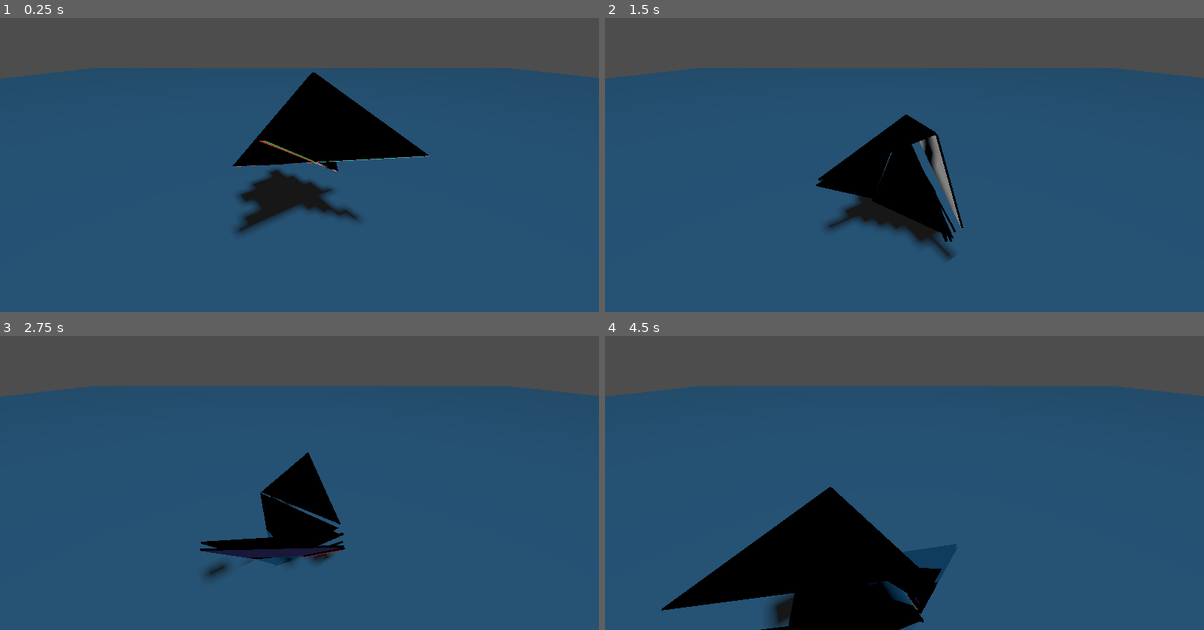
Above: before the commit, frames 1-4 (two rows, left to right).
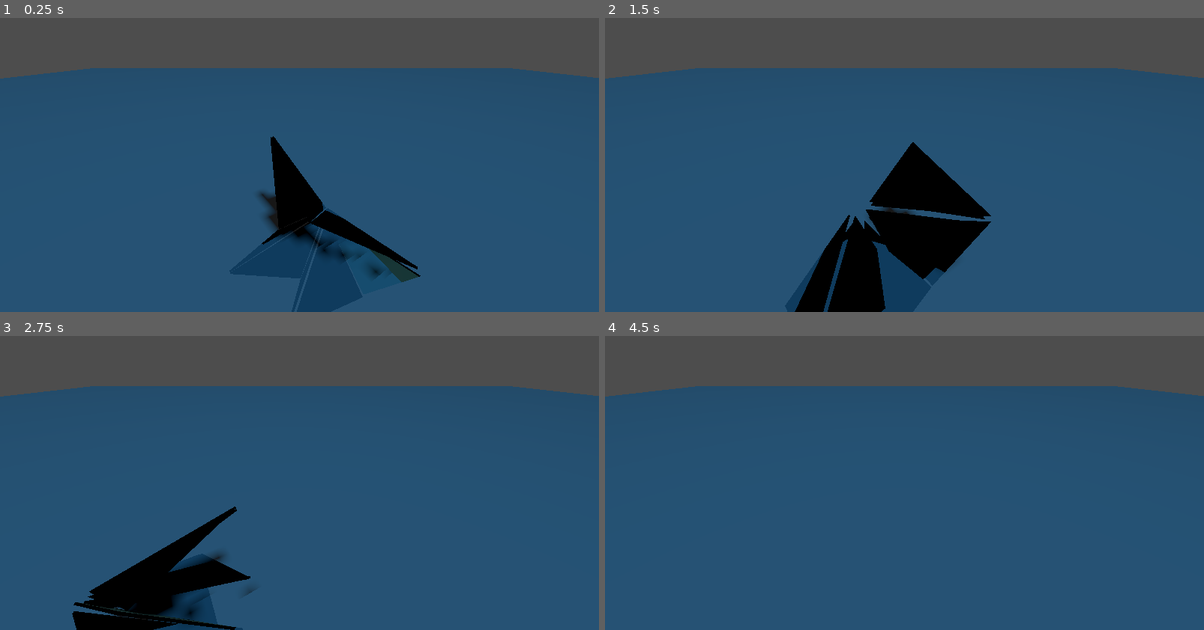
Above: after the commit, the same moments.

Repository: q-qo-o/origami_robot
Game: Godot game, scene res://scenes/ocean.tscn
The game is run twice, just before and just after one commit, with the same random seed, the same clock (stepped at 60 frames per second) and the same inputs.
Inputs (mouse positions are in pixels of both pictures, inside the frame that each line leads up to):
- Up to frame 1 (0.25 s): no input
- Up to frame 2 (1.5 s): move the mouse to (1036, 126) at 0.52 s; hold Shift 0.53-1.25 s; click (1036, 126) at 0.67 s; drag from (784, 162) to (874, 212) at 1.27 s
- Up to frame 3 (2.75 s): move the mouse to (359, 388) at 2.02 s; hold Shift from 2.03 s (still down); click (359, 388) at 2.17 s
- Up to frame 4 (4.5 s): release Shift at 2.75 s; drag from (874, 530) to (724, 412) at 2.77 s; move the mouse to (1084, 512) at 3.52 s; hold Shift 3.53-4.25 s; click (1084, 512) at 3.67 s; drag from (724, 412) to (814, 377) at 4.27 s

The runs differ from the first frame. In frame 1, 8.9% of the frame differs, in the area x 38-72%, y 18-90%; in frame 2, 9.0%; in frame 3, 9.4%; in frame 4, 12%, in the area x 9-57%, y 51-100%.

Commit message:
修复关节碰撞导致的诡异转动
- 为全部 8 个 HingeJoint3D 添加 exclude_nodes_from_collision = true
  防止被关节连接的相邻 face 在关节处互相碰撞产生排斥力
- 降低 water_angular_drag 从 3.0 → 1.5
  避免过阻尼引起的数值振荡

Diff:
--- a/scenes/ocean.tscn
+++ b/scenes/ocean.tscn
@@ -1,13 +1,12 @@
 [gd_scene format=3 uid="uid://bpxcire457rj1"]
 
 [ext_resource type="PackedScene" uid="uid://prb43dbfiuui" path="res://scenes/origami_robot.tscn" id="1_7i2eo"]
-[ext_resource type="Script" path="res://scripts/camera_controller.gd" id="2_0"]
+[ext_resource type="Script" uid="uid://botslqbuqw10f" path="res://scripts/camera_controller.gd" id="2_0"]
 
 [sub_resource type="StandardMaterial3D" id="water_mat"]
 transparency = 1
-albedo_color = Color(0.10, 0.35, 0.55, 0.70)
+albedo_color = Color(0.1, 0.35, 0.55, 0.7)
 roughness = 0.12
-metallic = 0.0
 
 [sub_resource type="PlaneMesh" id="water_mesh"]
 material = SubResource("water_mat")
@@ -15,17 +14,17 @@
 
 [node name="Ocean" type="Node3D" unique_id=581517718]
 
-[node name="DirectionalLight3D" type="DirectionalLight3D" parent="."]
-rotation = Vector3(-0.95, 0.6, 0.0)
+[node name="DirectionalLight3D" type="DirectionalLight3D" parent="." unique_id=941725209]
+transform = Transform3D(0.8253356, -0.45928895, 0.328443, 0, 0.5816831, 0.8134155, -0.5646425, -0.6713408, 0.4800838, 0, 0, 0)
 light_energy = 1.1
 shadow_enabled = true
 
 [node name="Camera3D" type="Camera3D" parent="." unique_id=972885048]
+transform = Transform3D(1, 0, 0, 0, 0.9107918, 0.41286603, 0, -0.41286603, 0.9107918, -0.08759451, 1.0224748, 0.9771488)
 script = ExtResource("2_0")
-transform = Transform3D(1, 0, 0, 0, 0.9107918, 0.41286603, 0, -0.41286603, 0.9107918, -0.08759451, 1.0224748, 0.9771488)
 
-[node name="WaterSurface" type="MeshInstance3D" parent="."]
+[node name="WaterSurface" type="MeshInstance3D" parent="." unique_id=76097607]
 mesh = SubResource("water_mesh")
 
 [node name="origami_robot" parent="." unique_id=347729094 instance=ExtResource("1_7i2eo")]
-transform = Transform3D(0.9273146, -0.37428293, 1.1122141e-08, 0.22540034, 0.5584465, -0.7983308, 0.2988016, 0.74030375, 0.6022191, 0, 0.724081, 0)
+transform = Transform3D(1, 0, 0, 0, -4.371138e-08, 0.9999998, 0, -0.9999998, -4.371138e-08, 0, 0, 0)
--- a/scenes/origami_robot.tscn
+++ b/scenes/origami_robot.tscn
@@ -160,7 +160,7 @@
 script = ExtResource("buoyancy_script")
 buoyancy_multiplier = 2.0
 water_drag = 1.5
-water_angular_drag = 3.0
+water_angular_drag = 1.5
 transform = Transform3D(-4.371139e-08, -1, -9.248904e-06, 1, -4.371139e-08, -4.042824e-13, 0, -9.248904e-06, 1, 0.16142395, 0.009999908, 1.585505e-06)
 mass = 1.325
 center_of_mass_mode = 1
@@ -177,7 +177,7 @@
 script = ExtResource("buoyancy_script")
 buoyancy_multiplier = 2.0
 water_drag = 1.5
-water_angular_drag = 3.0
+water_angular_drag = 1.5
 transform = Transform3D(-9.254613e-06, -1, 1.7484555e-07, 1, -9.254613e-06, 8.0906397e-13, 8.0906397e-13, 1.7484555e-07, 1, 0.08571429, 0.010000792, 3.8184754e-18)
 mass = 1.325
 center_of_mass_mode = 1
@@ -194,7 +194,7 @@
 script = ExtResource("buoyancy_script")
 buoyancy_multiplier = 2.0
 water_drag = 1.5
-water_angular_drag = 3.0
+water_angular_drag = 1.5
 transform = Transform3D(-1, -8.083262e-13, -9.210902e-06, 3.0835635e-15, -1, 8.742278e-08, -9.210902e-06, 8.742278e-08, 1, -0.020004625, 0.26714277, -9.249942e-08)
 mass = 1.325
 center_of_mass_mode = 1
@@ -211,7 +211,7 @@
 script = ExtResource("buoyancy_script")
 buoyancy_multiplier = 2.0
 water_drag = 1.5
-water_angular_drag = 3.0
+water_angular_drag = 1.5
 transform = Transform3D(9.254613e-06, 1, -9.2491055e-06, -1, 9.254613e-06, -4.2799642e-11, 4.2797252e-11, 9.2491055e-06, 1, -0.5342903, -0.010004849, -4.8490892e-06)
 mass = 1.325
 center_of_mass_mode = 1
@@ -228,7 +228,7 @@
 script = ExtResource("buoyancy_script")
 buoyancy_multiplier = 2.0
 water_drag = 1.5
-water_angular_drag = 3.0
+water_angular_drag = 1.5
 transform = Transform3D(-4.371139e-08, 1, -7.7545866e-17, -1, -4.371139e-08, 3.3896375e-24, 0, 7.7545866e-17, 1, -0.43857142, -0.01, 1.8561552e-16)
 mass = 1.325
 center_of_mass_mode = 1
@@ -245,7 +245,7 @@
 script = ExtResource("buoyancy_script")
 buoyancy_multiplier = 2.0
 water_drag = 1.5
-water_angular_drag = 3.0
+water_angular_drag = 1.5
 transform = Transform3D(1, -1.6097467e-16, -1.110223e-16, 1.6097467e-16, 1, -1.811248e-15, 1.110223e-16, 1.811248e-15, 1, 8.881784e-17, -0.35285714, 2.0188819e-16)
 mass = 1.325
 center_of_mass_mode = 1
@@ -262,7 +262,7 @@
 script = ExtResource("buoyancy_script")
 buoyancy_multiplier = 2.0
 water_drag = 1.5
-water_angular_drag = 3.0
+water_angular_drag = 1.5
 transform = Transform3D(-1, -8.0860416e-13, -9.210902e-06, 3.3615106e-15, -1, 8.742278e-08, -9.210902e-06, 8.742278e-08, 1, -0.020004625, 0.5999999, -9.248519e-08)
 mass = 1.325
 center_of_mass_mode = 1
@@ -279,7 +279,7 @@
 script = ExtResource("buoyancy_script")
 buoyancy_multiplier = 2.0
 water_drag = 1.5
-water_angular_drag = 3.0
+water_angular_drag = 1.5
 mass = 1.325
 center_of_mass_mode = 1
 center_of_mass = Vector3(0.16666667, 0.005, -0.16666667)
@@ -294,39 +294,47 @@
 [node name="joint1" type="HingeJoint3D" parent="." unique_id=888133071]
 transform = Transform3D(1, 0, 0, 0, -1, 8.742278e-08, 0, -8.742278e-08, -1, 0, -0.010000019, -2.2976311e-16)
 node_a = NodePath("../face1")
+exclude_nodes_from_collision = true
 node_b = NodePath("../face2")
 
 [node name="joint2" type="HingeJoint3D" parent="." unique_id=1608638301]
 transform = Transform3D(1, 0, 0, 0, 0.7071068, -0.70710677, 0, 0.70710677, 0.7071068, -0.009999931, -0.51, 1.0595613e-10)
 node_a = NodePath("../face2")
+exclude_nodes_from_collision = true
 node_b = NodePath("../face3")
 
 [node name="joint3" type="HingeJoint3D" parent="." unique_id=2027118095]
 transform = Transform3D(1, 0, 0, 0, -1, 8.742278e-08, 0, -8.742278e-08, -1, -0.020005, -0.00999999, 5.335398e-08)
 node_a = NodePath("../face3")
+exclude_nodes_from_collision = true
 node_b = NodePath("../face4")
 
 [node name="joint4" type="HingeJoint3D" parent="." unique_id=1865913863]
 transform = Transform3D(0.7071003, 0, -0.70711327, 0, 1, 0, 0.70711327, 0, 0.7071003, -0.520005, 0, -4.957633e-06)
 node_a = NodePath("../face4")
+exclude_nodes_from_collision = true
 node_b = NodePath("../face5")
 
 [node name="joint5" type="HingeJoint3D" parent="." unique_id=1250590070]
 transform = Transform3D(1, 0, 0, 0, -1, 8.742278e-08, 0, -8.742278e-08, -1, -0.020005003, 0.009999992, 0)
 node_a = NodePath("../face5")
+exclude_nodes_from_collision = true
 node_b = NodePath("../face6")
 
 [node name="joint6" type="HingeJoint3D" parent="." unique_id=911067327]
 transform = Transform3D(1, 2.8994934e-06, -6.9999974e-06, 2.8994934e-06, 0.7071068, 0.70710677, 6.9999974e-06, -0.70710677, 0.7071068, -0.010004997, 0.51, 1.6735687e-08)
 node_a = NodePath("../face6")
+exclude_nodes_from_collision = true
 node_b = NodePath("../face7")
 
 [node name="joint0" type="HingeJoint3D" parent="." unique_id=20259372]
 transform = Transform3D(0.7071068, 0, 0.70710677, 0, 1, 0, -0.70710677, 0, 0.7071068, 0.5, 0, -1.9255425e-16)
 node_a = NodePath("../face0")
+exclude_nodes_from_collision = true
 node_b = NodePath("../face1")
 
 [node name="joint7" type="HingeJoint3D" parent="." unique_id=2007030083]
 transform = Transform3D(1, 0, 0, 0, -1, 8.742278e-08, 0, -8.742278e-08, -1, 0, 0.01, 0)
 node_a = NodePath("../face7")
+exclude_nodes_from_collision = true
 node_b = NodePath("../face0")
